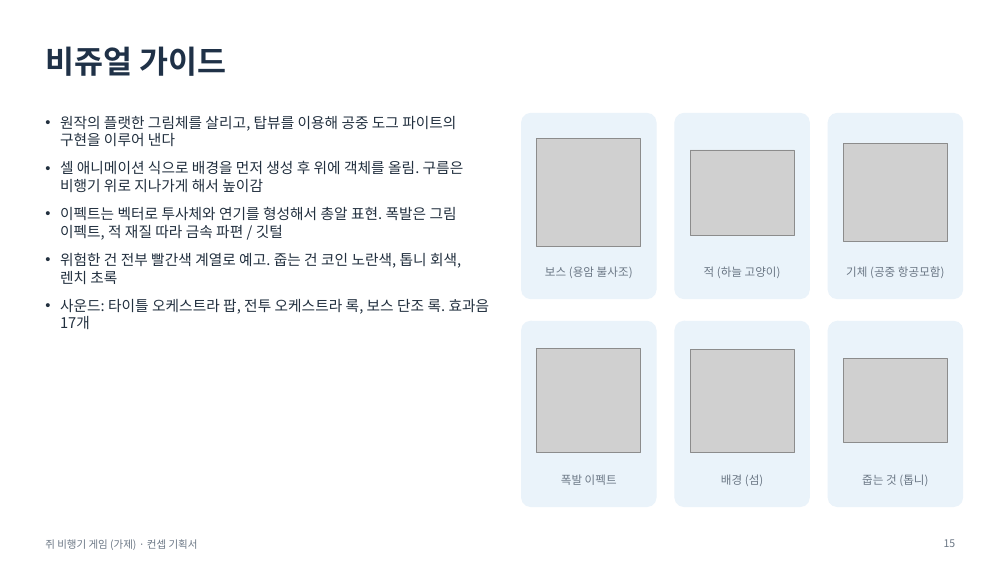
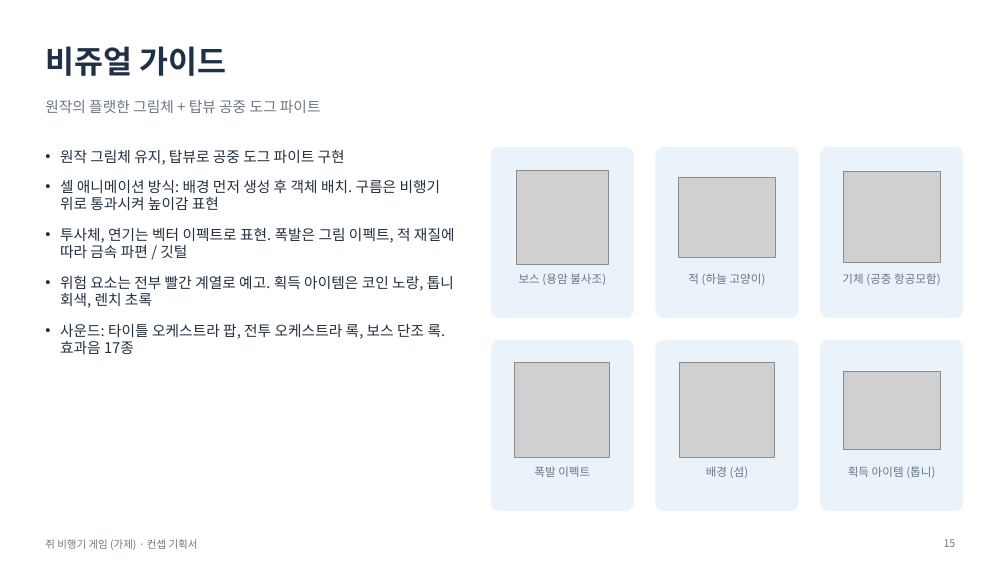
Before and after one commit to inory16351/RatPlain, a slide deck: slide 15 of 컨셉기획서.pptx. Drawn at 1008x567 pixels with LibreOffice and Linux fonts; fonts in the diff are those of the drawing; grey boxes stand for pictures. Boxes give left, top, right and bottom in pixels: in the first picture for what was removed or moved away, otherwise in the second. Text is boxed around its words. In the diff, an @@ line names an element or a change of style, - is before the commit and + after.

```diff
--- a/컨셉기획서.pptx
+++ b/컨셉기획서.pptx
@@ text added at (45,100,321,113), 14 pt, text #6B7785 @@
+원작의 플랫한 그림체 + 탑뷰 공중 도그 파이트
@@ proportions changed in 6 elements at (821,340,963,510), (656,340,799,510), (492,340,634,510), (821,147,963,318), (656,147,799,318), (492,147,634,318) @@
@@ rounded rectangle: place and size @@
-rounded rectangle at (522,113,656,299)
+rounded rectangle at (492,147,634,318)
@@ rounded rectangle: place and size @@
-rounded rectangle at (675,113,810,299)
+rounded rectangle at (656,147,799,318)
@@ rounded rectangle: place and size @@
-rounded rectangle at (829,113,963,299)
+rounded rectangle at (821,147,963,318)
@@ text at (60,150,455,354): text changed @@
-• 원작의 플랫한 그림체를 살리고, 탑뷰를 이용해 공중 도그 파이트의 구현을 이루어 낸다
-• 셀 애니메이션 식으로 배경을 먼저 생성 후 위에 객체를 올림. 구름은 비행기 위로 지나가게 해서 높이감
-• 이펙트는 벡터로 투사체와 연기를 형성해서 총알 표현. 폭발은 그림 이펙트, 적 재질 따라 금속 파편 / 깃털
-• 위험한 건 전부 빨간색 계열로 예고. 줍는 건 코인 노란색, 톱니 회색, 렌치 초록
-• 사운드: 타이틀 오케스트라 팝, 전투 오케스트라 록, 보스 단조 록. 효과음 17개
+• 원작 그림체 유지, 탑뷰로 공중 도그 파이트 구현
+• 셀 애니메이션 방식: 배경 먼저 생성 후 객체 배치. 구름은 비행기 위로 통과시켜 높이감 표현
+• 투사체, 연기는 벡터 이펙트로 표현. 폭발은 그림 이펙트, 적 재질에 따라 금속 파편 / 깃털
+• 위험 요소는 전부 빨간 계열로 예고. 획득 아이템은 코인 노랑, 톱니 회색, 렌치 초록
+• 사운드: 타이틀 오케스트라 팝, 전투 오케스트라 록, 보스 단조 록. 효과음 17종
@@ picture: place and size @@
-picture at (537,139,641,247)
+picture at (517,170,609,265)
@@ picture: place and size @@
-picture at (690,150,795,235)
+picture at (679,178,776,257)
@@ picture: place and size @@
-picture at (844,144,948,242)
+picture at (844,172,941,262)
@@ text "보스 (용암 불사조)": place and size @@
-text "보스 (용암 불사조)" at (545,266,633,278)
+text "보스 (용암 불사조)" at (519,273,606,285)
@@ text "적 (하늘 고양이)": place and size @@
-text "적 (하늘 고양이)" at (704,266,781,278)
+text "적 (하늘 고양이)" at (688,273,766,285)
@@ text "기체 (공중 항공모함)": place and size @@
-text "기체 (공중 항공모함)" at (846,266,945,278)
+text "기체 (공중 항공모함)" at (842,273,941,285)
@@ rounded rectangle: place and size @@
-rounded rectangle at (522,321,656,507)
+rounded rectangle at (492,340,634,510)
@@ rounded rectangle: place and size @@
-rounded rectangle at (675,321,810,507)
+rounded rectangle at (656,340,799,510)
@@ rounded rectangle: place and size @@
-rounded rectangle at (829,321,963,507)
+rounded rectangle at (821,340,963,510)
@@ picture: place and size @@
-picture at (537,349,641,452)
+picture at (515,363,610,457)
@@ picture: place and size @@
-picture at (690,349,795,452)
+picture at (679,363,774,457)
@@ picture: place and size @@
-picture at (844,358,948,442)
+picture at (844,371,941,449)
@@ text "폭발 이펙트": place and size @@
-text "폭발 이펙트" at (561,474,617,485)
+text "폭발 이펙트" at (534,466,590,477)
@@ text "배경 (섬)": place and size @@
-text "배경 (섬)" at (721,474,763,486)
+text "배경 (섬)" at (706,466,748,478)
@@ text at (848,466,935,478): text changed @@
-줍는 것 (톱니)
+획득 아이템 (톱니)
```
Also in this commit, not shown: 18 other slides changed, 1 other file.
